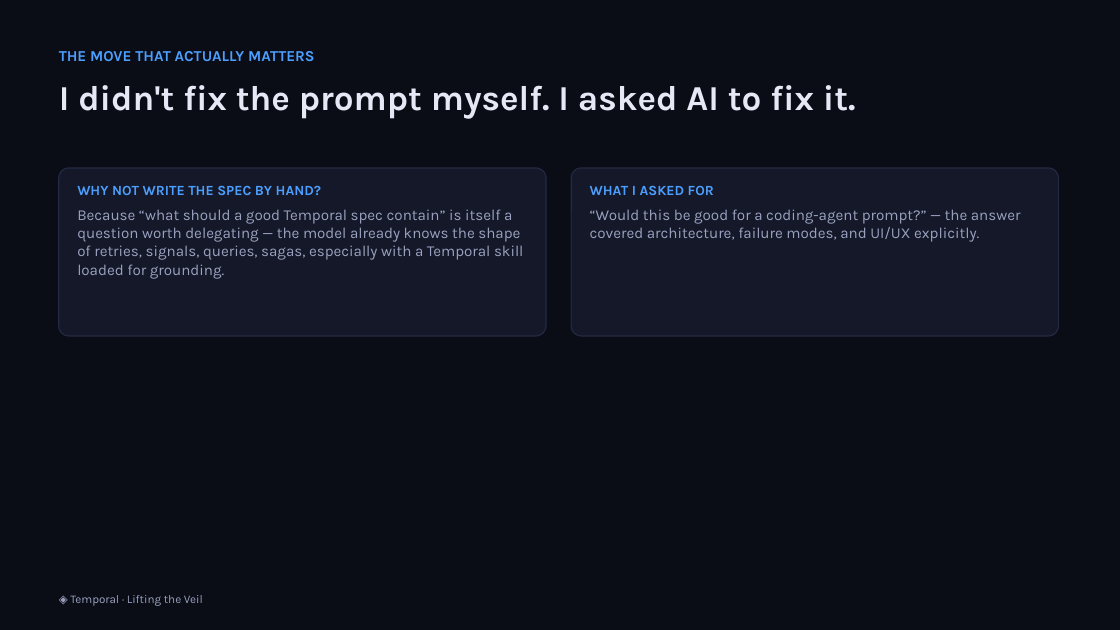
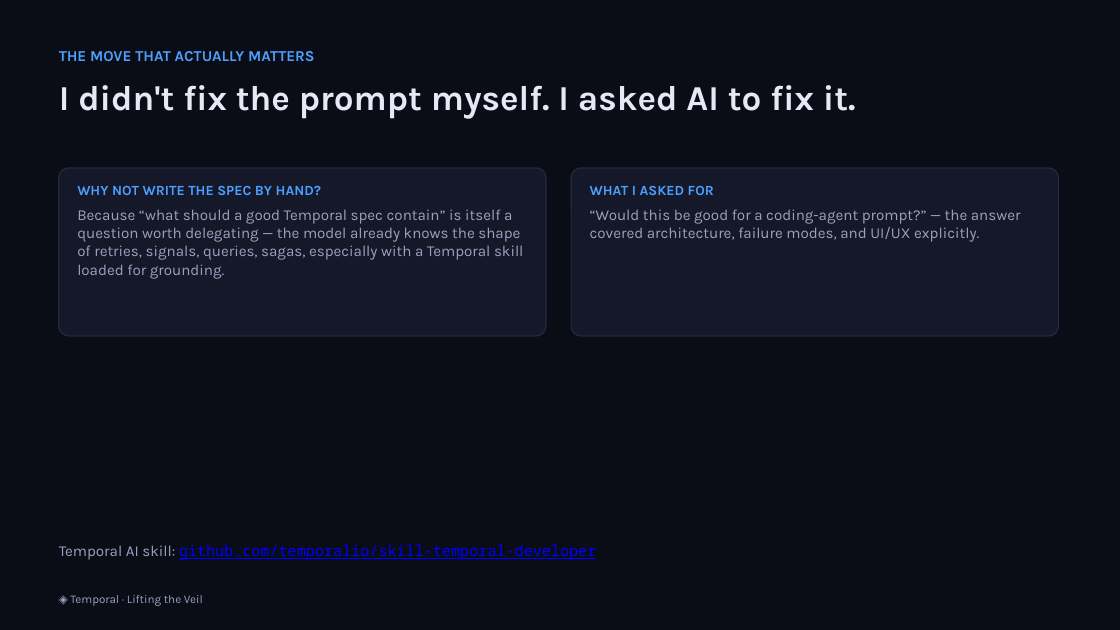
Before and after one commit to simy307/temporal-claims-demo, a slide deck: slide 9 of presentation/Lifting-the-Veil-Temporal-Talk.pptx. Drawn at 1120x630 pixels with LibreOffice and Linux fonts; fonts in the diff are those of the drawing. Boxes give left, top, right and bottom in pixels: in the first picture for what was removed or moved away, otherwise in the second. Text is boxed around its words. In the diff, an @@ line names an element or a change of style, - is before the commit and + after.

```diff
--- a/presentation/Lifting-the-Veil-Temporal-Talk.pptx
+++ b/presentation/Lifting-the-Veil-Temporal-Talk.pptx
@@ text added at bbox=[59, 544, 597, 560], 13 pt, text #0000FF, underline @@
+Temporal AI skill: github.com/temporalio/skill-temporal-developer
```
Also in this commit, not shown: 7 other slides changed, 4 other files.
